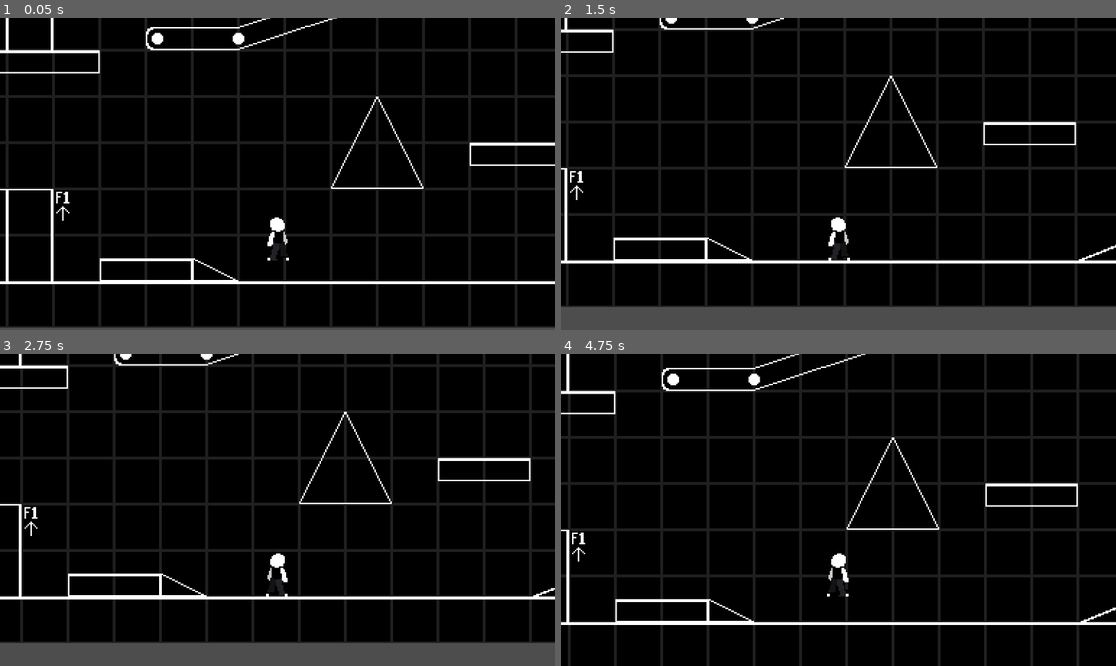
Above: before the commit, frames 1-4 (two rows, left to right).
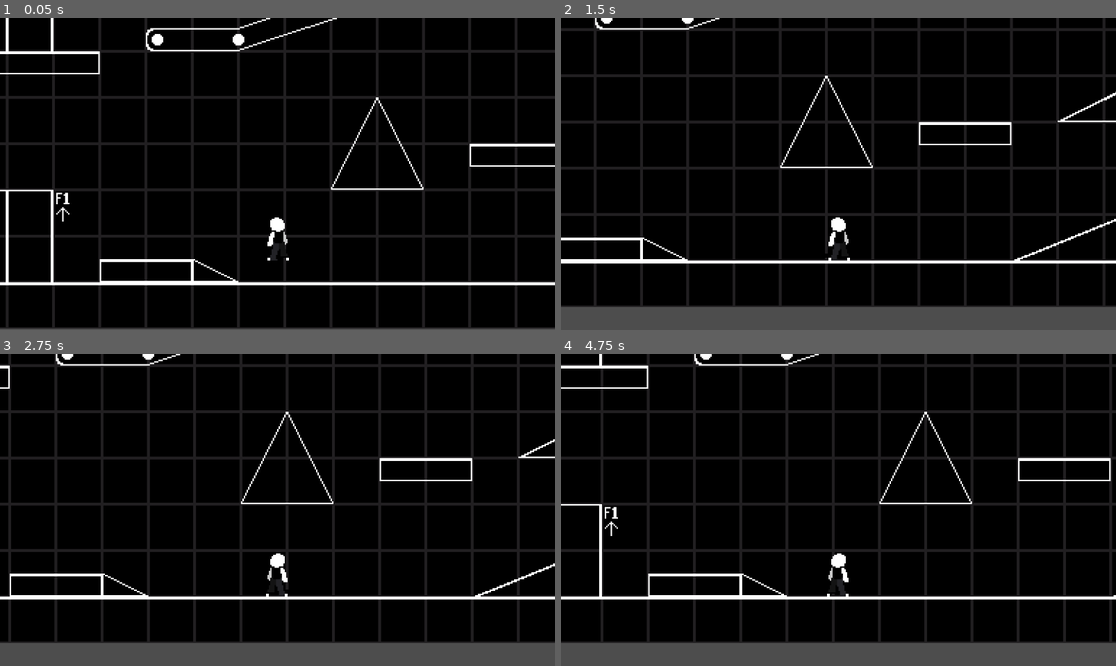
Above: after the commit, the same moments.

Repository: Eyesactsoi/congenial-parakeet
Game: Godot game, scene res://main.tscn
Same seed, same stepped clock (60 frames per second), same inputs: the game is played once before the commit and once after it.
Inputs:
- Up to frame 1 (0.05 s): no input
- Up to frame 2 (1.5 s): tap Enter at 0.5 s; hold Shift (shifter) 0.53-1.28 s; hold Right (move_right) from 0.53 s (still down); tap Z (push) at 0.6 s; tap Space (jump) at 0.77, 1.07 s; tap Shift (shifter) at 1.35 s
- Up to frame 3 (2.75 s): tap Space (jump) at 1.52, 1.55, 1.82, 2.1 s; release Right (move_right) at 2.03 s; hold Left (move_left) from 2.03 s (still down); tap Z (push) at 2.3 s
- Up to frame 4 (4.75 s): release Left (move_left) at 2.78 s; hold Right (move_right) 2.78-4.28 s; tap Z (push) at 2.85, 4.35 s; tap Space (jump) at 3.02, 3.32, 3.77, 3.8, 4.07, 4.52 s; tap Shift (shifter) at 3.05 s; hold Shift (shifter) 3.53-4.28 s; hold Left (move_left) from 4.28 s (still down)

The runs differ from the first frame. In frame 1, 5.1% of the frame differs, in the area x 0-100%, y 0-100%; in frame 2, 12%; in frame 3, 12%; in frame 4, 30%.

Commit message:
added animations to working directory

Diff:
--- a/balatro2butwithaskateboardandnocards/Player.gd
+++ b/balatro2butwithaskateboardandnocards/Player.gd
@@ -6,36 +6,33 @@
 # Intializing the export ones
 @onready var camera := $Camera as Camera2D
 @onready var sprite := $AnimatedSprite2D as AnimatedSprite2D
+@onready var pushcooldown := $Timer as Timer
+@onready var jumptimer := $Timer2 as Timer
 @export var action_suffix := ""
 
 # Intializing our variables
-const speed = 200.0
+const speed = 425
 const accelerationSpeed = speed * 6.0
-const jumpVelocity = -195.00
+const jumpVelocity = -150.00
 # Intializing the maximum speed that a player can fall at
 const terminalVelocity = 700
-var right = Input.is_action_pressed("move_right")
-var left = Input.is_action_pressed("move_left")
-var push = Input.is_action_just_pressed("push")
-var mod = Input.is_action_pressed("shifter")
-var jump = Input.is_action_just_pressed("jump")
 var counter = 0
+#var jumpSwitch = false
 
 func _physics_process(delta: float) -> void:
 	#Jump
-	if Input.is_action_just_pressed('jump') and is_on_floor():
+	if Input.is_action_just_pressed('jump') and is_on_floor() and jumptimer.is_stopped():
 		velocity.y = jumpVelocity
+		#jumpSwitch = false
+	if not is_on_floor():
+		jumpTimerStarter()
+		#jumpSwitch = true
 	# Fall
-	velocity.y = minf(terminalVelocity, velocity.y + gravity * delta)
-	if Input.is_action_just_pressed("push") and Input.is_action_pressed("move_left") or Input.is_action_just_pressed("push") and Input.is_action_pressed("move_right"):
-		var direction := Input.get_axis("move_left" + action_suffix, "move_right" + action_suffix) * speed
-		velocity.x = move_toward(velocity.x, direction, 50)
-	if not is_zero_approx(velocity.x):
-		if velocity.x > 0.0:
-			sprite.scale.x = 1.0
-		else:
-			sprite.scale.x = -1.0
-	print(velocity.x)
+	velocity.y = minf(terminalVelocity, (velocity.y + gravity * delta) - 7)
+	move()
+#	print(velocity.x)
+#	print(get_floor_angle())
+	print(jumptimer.time_left)
 	counter = fakeMomentum(counter)
 	move_and_slide()
 
@@ -63,3 +60,30 @@
 		return counter
 	counter += 1
 	return counter
+
+func move():
+	if pushTimer():
+		if Input.is_action_just_pressed("push") and Input.is_action_pressed("move_left") or Input.is_action_just_pressed("push") and Input.is_action_pressed("move_right") and velocity.x == 0 and is_on_floor():
+			var direction := Input.get_axis("move_left" + action_suffix, "move_right" + action_suffix) * speed
+			velocity.x = move_toward(velocity.x, direction, 70)
+			pushcooldown.start()
+		if Input.is_action_just_pressed("push") and Input.is_action_pressed("move_left") or Input.is_action_just_pressed("push") and Input.is_action_pressed("move_right") and is_on_floor():
+			var direction := Input.get_axis("move_left" + action_suffix, "move_right" + action_suffix) * speed
+			velocity.x = move_toward(velocity.x, direction, 50)
+			pushcooldown.start()
+		if not is_zero_approx(velocity.x):
+			if velocity.x > 0.0:
+				sprite.scale.x = 1.0
+			else:
+				sprite.scale.x = -1.0
+	else:
+		pass
+
+func pushTimer() -> bool:
+	if pushcooldown.is_stopped():
+		return true
+	else:
+		return false
+
+func jumpTimerStarter():
+	jumptimer.start()
--- a/balatro2butwithaskateboardandnocards/Player.tscn
+++ b/balatro2butwithaskateboardandnocards/Player.tscn
@@ -41,4 +41,10 @@
 animation = &"standing"
 metadata/_edit_group_ = true
 
-[node name="PushCooldown" type="Timer" parent="AnimatedSprite2D"]
+[node name="Timer" type="Timer" parent="."]
+wait_time = 0.35
+one_shot = true
+autostart = true
+
+[node name="Timer2" type="Timer" parent="."]
+one_shot = true
--- a/balatro2butwithaskateboardandnocards/level.tscn
+++ b/balatro2butwithaskateboardandnocards/level.tscn
@@ -32,3 +32,9 @@
 
 [node name="CollisionPolygon2D5" type="CollisionPolygon2D" parent="StaticBody2D"]
 polygon = PackedVector2Array(128, -64, 128, -48, 192, -48, 192, -64)
+
+[node name="CollisionPolygon2D6" type="CollisionPolygon2D" parent="StaticBody2D"]
+polygon = PackedVector2Array(640, -32, 704, -96, 704, -32)
+
+[node name="CollisionPolygon2D7" type="CollisionPolygon2D" parent="StaticBody2D"]
+polygon = PackedVector2Array(64, -96, 32, -32, 96, -32)
Binary file added: balatro2butwithaskateboardandnocards/sprites/Crouch/Crouch From Idle/SkateDashChar-CS Crouched.png
Not shown, added: balatro2butwithaskateboardandnocards/sprites/Crouch/Crouch From Idle/SkateDashChar-CS Crouched.png.import
Binary file added: balatro2butwithaskateboardandnocards/sprites/Crouch/Crouch From Idle/SkateDashChar-CS End.png
Not shown, added: balatro2butwithaskateboardandnocards/sprites/Crouch/Crouch From Idle/SkateDashChar-CS End.png.import
Binary file added: balatro2butwithaskateboardandnocards/sprites/Crouch/Crouch From Idle/SkateDashChar-CS Start.png
Not shown, added: balatro2butwithaskateboardandnocards/sprites/Crouch/Crouch From Idle/SkateDashChar-CS Start.png.import
Binary file added: balatro2butwithaskateboardandnocards/sprites/Crouch/Crouch From Riding/SkateDashChar-CR Crouched.png
Not shown, added: balatro2butwithaskateboardandnocards/sprites/Crouch/Crouch From Riding/SkateDashChar-CR Crouched.png.import
Binary file added: balatro2butwithaskateboardandnocards/sprites/Crouch/Crouch From Riding/SkateDashChar-CR End.png
Not shown, added: balatro2butwithaskateboardandnocards/sprites/Crouch/Crouch From Riding/SkateDashChar-CR End.png.import
Binary file added: balatro2butwithaskateboardandnocards/sprites/Crouch/Crouch From Riding/SkateDashChar-CR Start.png
Not shown, added: balatro2butwithaskateboardandnocards/sprites/Crouch/Crouch From Riding/SkateDashChar-CR Start.png.import
(and 48 more such lines)
